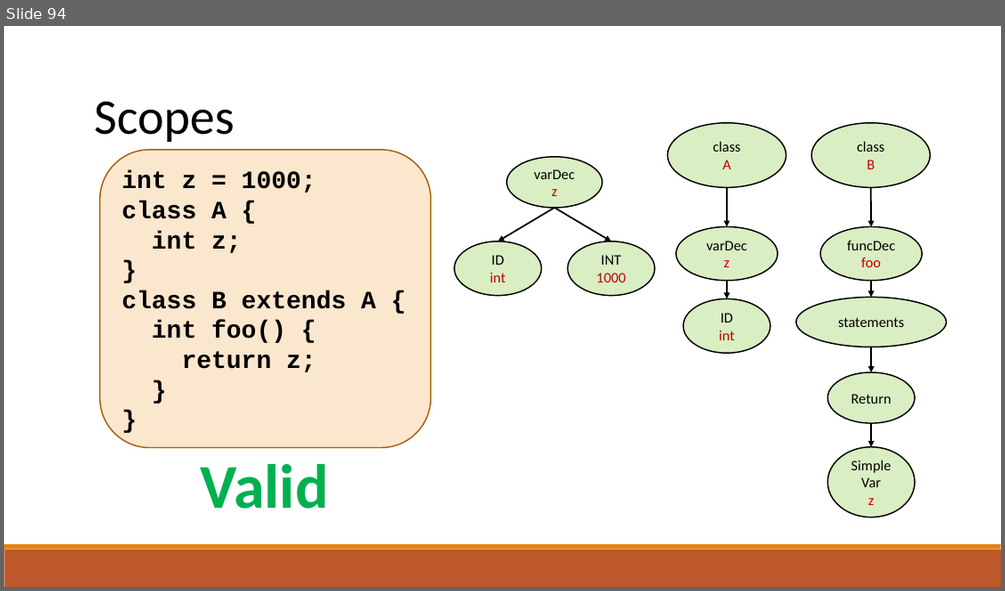
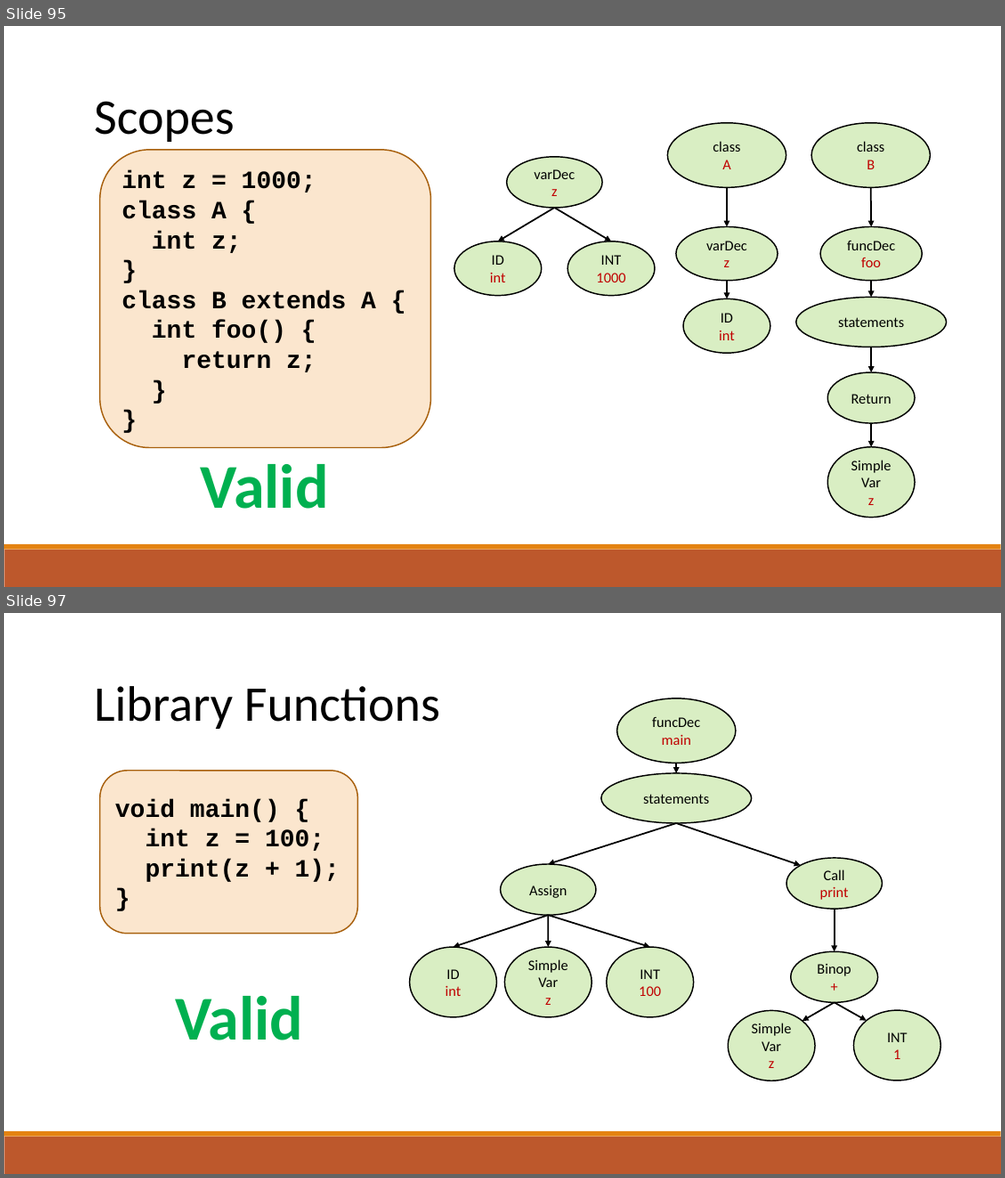
Before and after one commit to raghadzeidan/COMPILATION_TAU_FOR_STUDENTS, a slide deck: new_slides/semantic.pptx. Shown one above the other, each under a label of ours: slide 94 before the commit, slides 95 and 97 after it; the slides between them are not shown. The pictures are 1005x591 and 1005x1178 pixels, drawn with LibreOffice and Linux fonts; fonts in the diff are those of the drawing. Boxes give left, top, right and bottom in pixels: in the first picture for what was removed or moved away, otherwise in the second. Text is boxed around its words. In the diff, an @@ line names an element or a change of style, - is before the commit and + after.

```diff
--- a/new_slides/semantic.pptx
+++ b/new_slides/semantic.pptx
@@ slide 97 added at (4, 613, 1001, 1174), background #FFFFFF; not listed: 2 template elements that a slide beside it also shows @@
@@ text added at (94, 686, 440, 729), 48 pt, text #000000 @@
+Library Functions
@@ ellipse added at (617, 698, 736, 763), fill #92D050 at 34% opacity, outline #000000 1.25 pt, 14 pt, text #000000 @@
+funcDec
+main
@@ rounded rectangle added at (100, 770, 357, 933), fill #FBE6CE, outline #A9610D 1.25 pt, 24 pt, text #000000, bold @@
+void main() {
+int z = 100;
+print(z + 1);
+}
@@ arrow added from (676, 763) to (676, 773), #000000 1.5 pt @@
@@ ellipse added at (601, 773, 752, 823), fill #92D050 at 34% opacity, outline #000000 1.25 pt, 14 pt, text #000000 @@
+statements
@@ arrow added from (676, 823) to (549, 864), #000000 1.5 pt @@
@@ arrow added from (676, 823) to (801, 865), #000000 1.5 pt @@
@@ ellipse added at (501, 864, 596, 915), fill #92D050 at 34% opacity, outline #000000 1.25 pt, 14 pt, text #000000 @@
+Assign
@@ ellipse added at (786, 858, 882, 908), fill #92D050 at 34% opacity, outline #000000 1.25 pt, 14 pt, text #C00000 @@
+Call
+print
@@ arrow added from (549, 915) to (453, 948), #000000 1.5 pt @@
@@ arrow added from (549, 915) to (650, 948), #000000 1.5 pt @@
@@ arrow added from (549, 915) to (549, 948), #000000 1.5 pt @@
@@ arrow added from (834, 908) to (834, 952), #000000 1.5 pt @@
@@ ellipse added at (409, 948, 496, 1018), fill #92D050 at 34% opacity, outline #000000 1.25 pt, 14 pt, text #C00000 @@
+ID
+int
@@ ellipse added at (505, 948, 591, 1018), fill #92D050 at 34% opacity, outline #000000 1.25 pt, 14 pt, text #000000 @@
+Simple
+Var
+z
@@ ellipse added at (607, 948, 694, 1018), fill #92D050 at 34% opacity, outline #000000 1.25 pt, 14 pt, text #000000 @@
+INT
+100
@@ ellipse added at (791, 952, 877, 1003), fill #92D050 at 34% opacity, outline #000000 1.25 pt, 14 pt, text #000000 @@
+Binop
++
@@ text added at (175, 996, 303, 1040), 60 pt, text #00B050, bold @@
+Valid
@@ ellipse added at (728, 1011, 815, 1081), fill #92D050 at 34% opacity, outline #000000 1.25 pt, 14 pt, text #000000 @@
+Simple
+Var
+z
@@ arrow added from (834, 1003) to (802, 1021), #000000 1.5 pt @@
@@ arrow added from (834, 1003) to (866, 1021), #000000 1.5 pt @@
@@ ellipse added at (853, 1010, 940, 1080), fill #92D050 at 34% opacity, outline #000000 1.25 pt, 14 pt, text #000000 @@
+INT
+1
@@ what was slide 94 is now slide 95 @@
```
Also in this commit, not shown: 4 slides changed, 3 other slides added, 1 slide removed, 1 other file.
